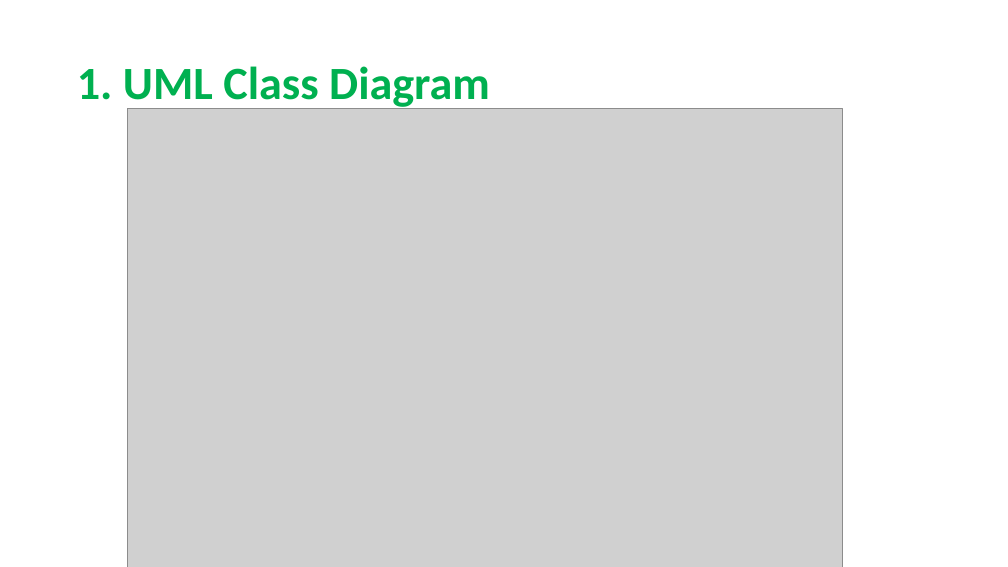
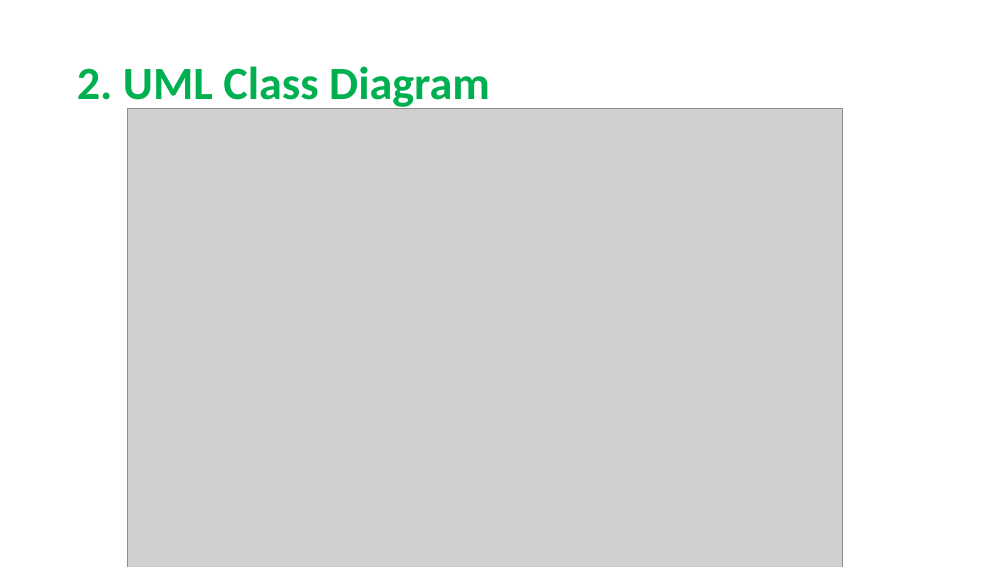
Before and after one commit to sarahmele/ch.bfh.btx8081.w2015.green, a slide deck: slide 4 of doc/task09/Task9.pptx (slide 3 before the commit). Drawn at 1008x567 pixels with LibreOffice and Linux fonts; fonts in the diff are those of the drawing; grey boxes stand for pictures. Boxes give left, top, right and bottom in pixels: in the first picture for what was removed or moved away, otherwise in the second. Text is boxed around its words. In the diff, an @@ line names an element or a change of style, - is before the commit and + after.

```diff
--- a/doc/task09/Task9.pptx
+++ b/doc/task09/Task9.pptx
@@ title at box(77, 66, 490, 111): text changed @@
-1. UML Class Diagram
+2. UML Class Diagram
```
Also in this commit, not shown: 4 other slides changed.
